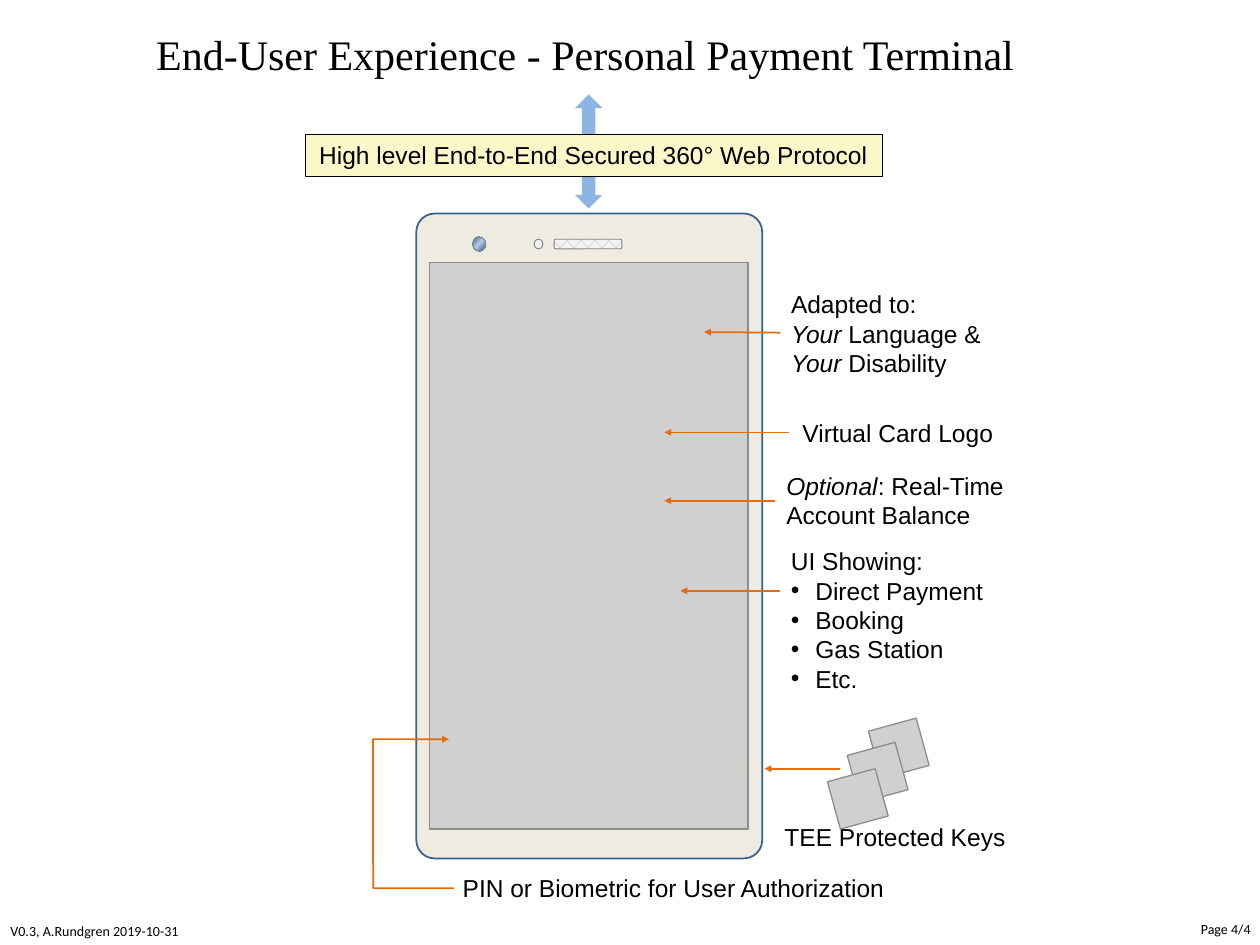
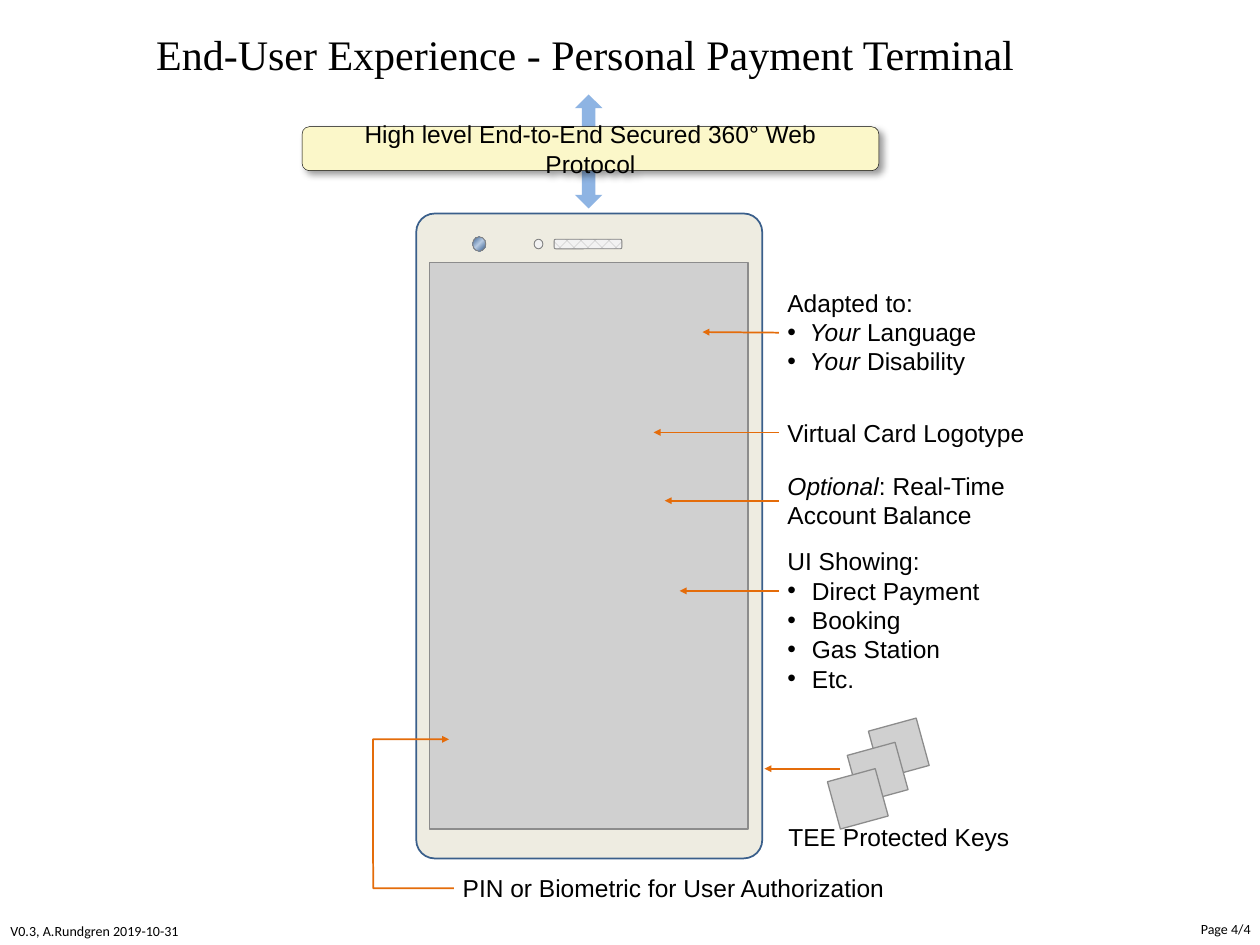
Before and after one commit to cyberphone/doc, a slide deck: slide 4 of payments/dual-mode-openbanking-api.pptx. Drawn at 1260x945 pixels with LibreOffice and Linux fonts; fonts in the diff are those of the drawing; grey boxes stand for pictures. Boxes give left, top, right and bottom in pixels: in the first picture for what was removed or moved away, otherwise in the second. Text is boxed around its words. In the diff, an @@ line names an element or a change of style, - is before the commit and + after.

```diff
--- a/payments/dual-mode-openbanking-api.pptx
+++ b/payments/dual-mode-openbanking-api.pptx
@@ rounded rectangle "High level End-to-End Secured 360° ...": place and size @@
-rounded rectangle "High level End-to-End Secured 360° ..." at bbox=[305, 134, 882, 176]
+rounded rectangle "High level End-to-End Secured 360° ..." at bbox=[302, 127, 879, 171]
@@ rounded rectangle "High level End-to-End Secured 360° ..." at bbox=[302, 127, 879, 171]: vertical alignment top to middle; rectangle to rounded rectangle; shadow on @@
@@ text at bbox=[787, 294, 976, 375]: text changed @@
-Adapted to:
-Your Language &
-Your Disability
+Adapted to:
+• Your Language
+• Your Disability
@@ arrow moved from (789, 432) - (664, 432) to (779, 432) - (654, 432) @@
@@ text at bbox=[787, 424, 1024, 447]: text changed @@
-Virtual Card Logo
+Virtual Card Logotype
@@ arrow moved from (775, 500) - (664, 500) to (779, 500) - (665, 500) @@
@@ text "UI Showing:": place and size @@
-text "UI Showing:" at bbox=[791, 552, 983, 689]
+text "UI Showing:" at bbox=[787, 552, 980, 689]
@@ text "TEE Protected Keys": place and size @@
-text "TEE Protected Keys" at bbox=[784, 827, 1006, 851]
+text "TEE Protected Keys" at bbox=[788, 827, 1010, 851]
```
Also in this commit, not shown: 2 other slides changed, 1 other file.
